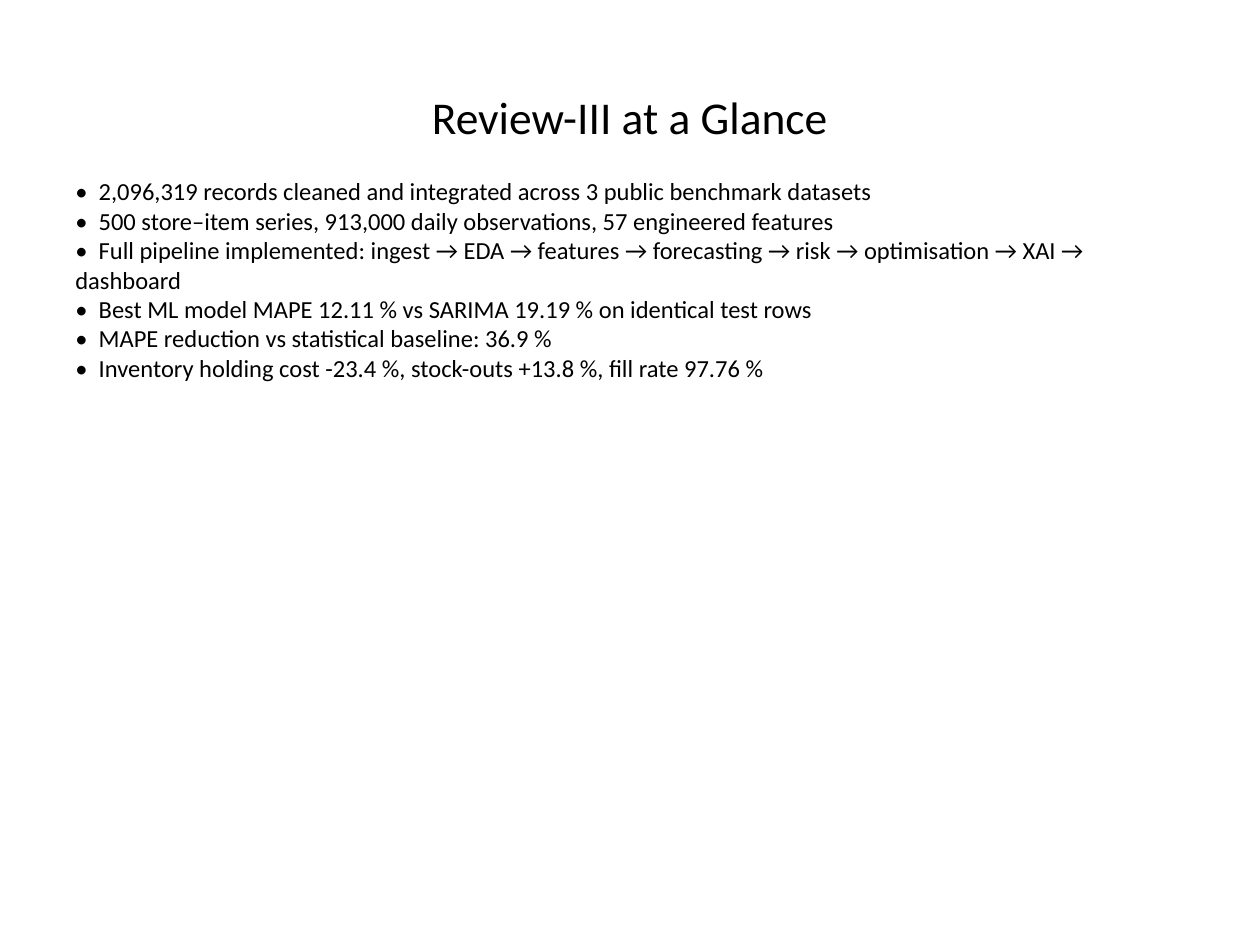
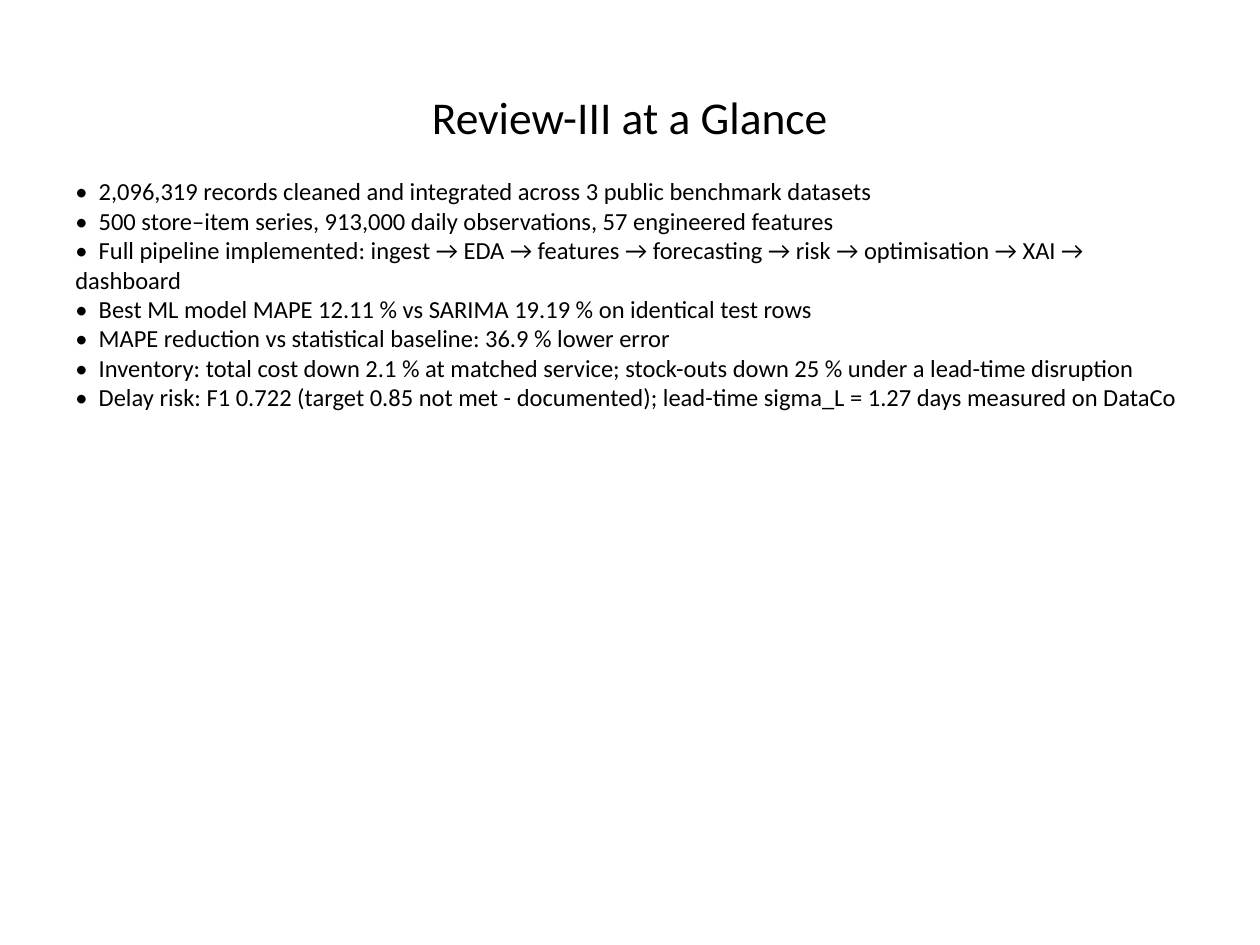
Before and after one commit to shivasaivinesh/KLH-CSE-2026-27-2420030691-supply-chain-optimization-, a slide deck: slide 2 of docs/team 15 review-III ppt.pptx. Drawn at 1260x945 pixels with LibreOffice and Linux fonts; fonts in the diff are those of the drawing. Boxes give left, top, right and bottom in pixels: in the first picture for what was removed or moved away, otherwise in the second. Text is boxed around its words. In the diff, an @@ line names an element or a change of style, - is before the commit and + after.

Commit message:
Fix stale/inaccurate wording in the generated PPT and DOCX
The first generated deck still carried pre-experiment inventory figures and one
broken lookup, which contradicted the report. Corrections:

- slide 2/6/8: replace the stale '-23.4% holding / +13.8% stock-outs' lines with
  the controlled-experiment results (E1 forecast-only, E2 as-designed,
  E3 lead-time disruption) and the honest negative result
- slide 6: fix a broken policy lookup that rendered as '0.00 %'
- slide 8: O2 was claimed ACHIEVED; now PARTIALLY ACHIEVED to match the report,
  and the dashboard is described as 5 tabs (not 7 modules)
- ambiguous signs: the pipeline reports reductions as positive numbers, so
  '+2.1 %' read as an increase. All such values are now rendered as
  'down 2.1 %' / 'up 0.59 %' in both the DOCX tables and the deck
- DOCX footer still said 'Review-I Assessment Document'; the template patcher
  now relabels the footer and header consistently

```diff
--- a/docs/team 15 review-III ppt.pptx
+++ b/docs/team 15 review-III ppt.pptx
@@ text at (x1=99, y1=330, x2=1175, y2=411): text changed @@
-• MAPE reduction vs statistical baseline: 36.9 %
-• Inventory holding cost -23.4 %, stock-outs +13.8 %, fill rate 97.76 %
+• MAPE reduction vs statistical baseline: 36.9 % lower error
+• Inventory: total cost down 2.1 % at matched service; stock-outs down 25 % under a lead-time disruption
+• Delay risk: F1 0.722 (target 0.85 not met - documented); lead-time sigma_L = 1.27 days measured on DataCo
```
Also in this commit, not shown: 2 other slides changed, 3 other files.
